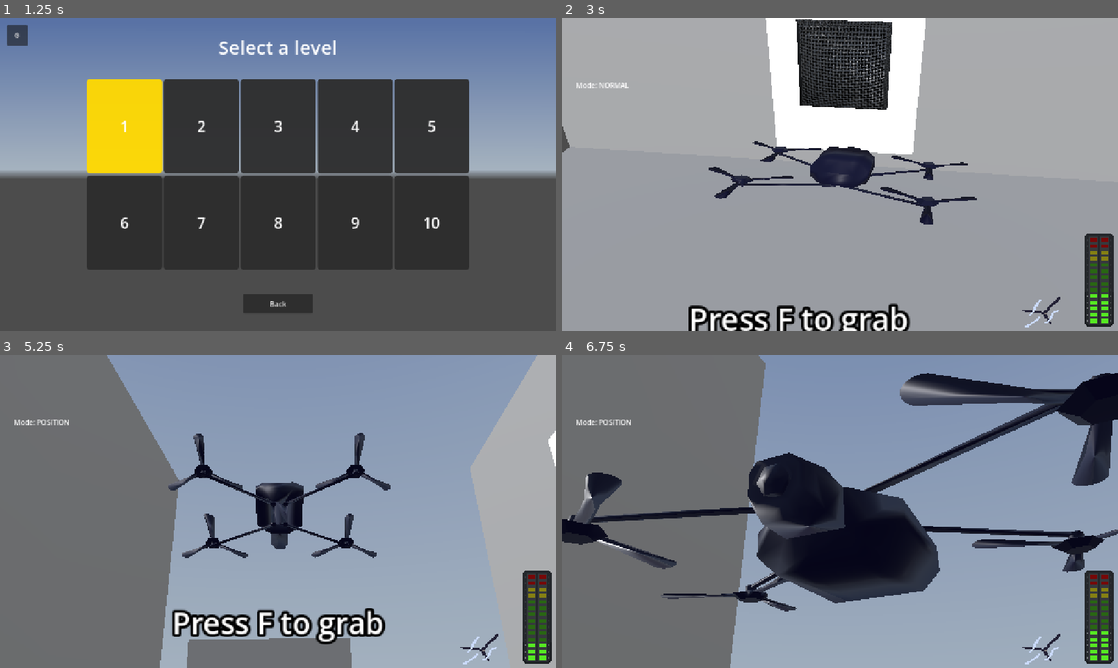
Above: before the commit, frames 1-4 (two rows, left to right).
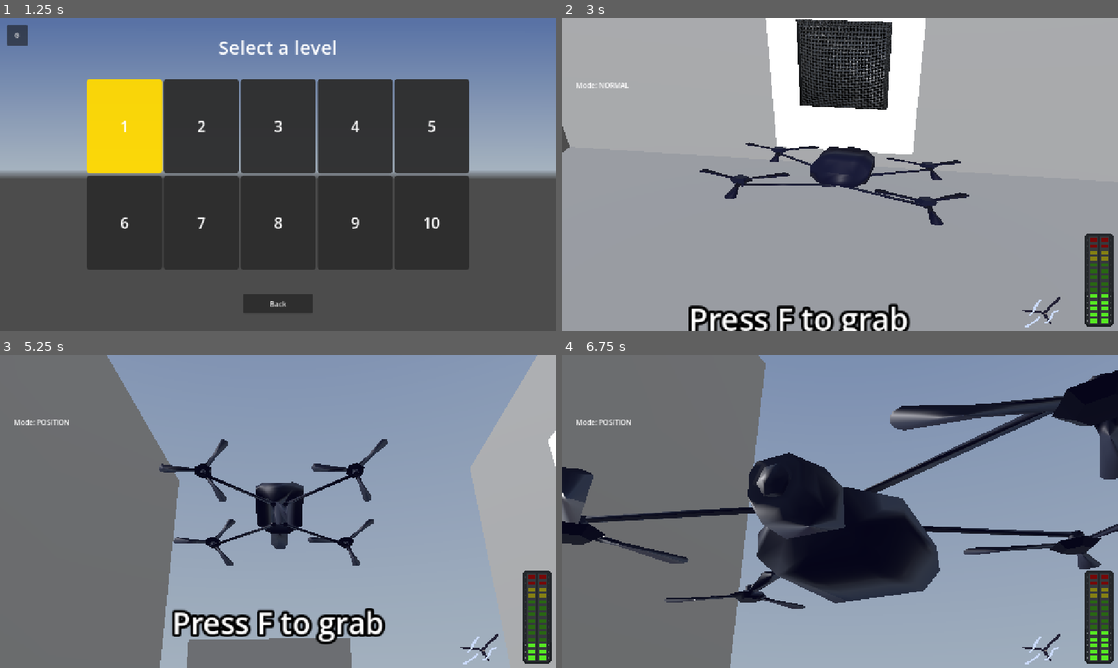
Above: after the commit, the same moments.

Repository: Apmds/operation-spin
Game: Godot game, scene res://src/menus/main_menu.tscn
Same seed, same stepped clock (60 frames per second), same inputs: the game is played once before the commit and once after it. A sky picture missing from this copy of the repository is replaced by a grey-blue gradient.
Inputs (mouse positions are in pixels of both pictures, inside the frame that each line leads up to):
- Up to frame 1 (1.25 s): click "Play" at 0.5 s
- Up to frame 2 (3 s): click "1" at 1.25 s; tap Enter (ui_accept) at 2, 2.27 s; move the mouse to (867, 174) at 2.02 s; hold Shift (boost) 2.03-2.78 s; hold Up (move_forward) from 2.03 s (still down); click (867, 174) at 2.17 s; move the mouse to (812, 174) at 2.77 s; tap Shift (boost) at 2.85 s
- Up to frame 3 (5.25 s): tap Enter (ui_accept) at 3.02 s; move the mouse to (289, 505) at 3.52 s; hold F (get_documents) 3.53-4.25 s; tap Shift (boost) at 3.8 s; release Up (move_forward) at 4.25 s; click "Retry" at 4.25 s; move the mouse to (272, 517) at 5.02 s; hold Up (move_forward) from 5.03 s (still down); tap R (switch_modes) at 5.1 s; click (272, 517) at 5.17 s
- Up to frame 4 (6.75 s): keep holding Up (move_forward); tap Enter (ui_accept) at 5.27, 6.02 s; tap Shift (boost) at 5.3, 6.6 s; move the mouse to (878, 514) at 5.77 s; hold Shift (boost) 5.78-6.53 s; move the mouse to (795, 508) at 6.52 s

Frame 1 is identical in both runs. In frame 2, 1.1% of the frame differs, in the area x 24-75%, y 39-67%; in frame 3, 2.1%; in frame 4, 7.9%, in the area x 0-100%, y 4-82%.

Commit message:
fans spinning animation

Diff:
--- a/src/drone/drone.gd
+++ b/src/drone/drone.gd
@@ -7,6 +7,7 @@
 
 @export var camera: CameraArm
 @onready var mesh: Node3D = $Mesh
+@onready var animation_player: AnimationPlayer = $Mesh/AnimationPlayer
 @onready var collision: CollisionShape3D = $Collision
 @onready var audio_player: AudioStreamPlayer3D = AudioStreamPlayer3D.new()
 
@@ -183,14 +184,17 @@
 		velocity = get_last_slide_collision().get_normal() * 1.2
 		noise += NOISE_HIT_ADD
 
-	# Noise things
+	# Noise/animation things
 	if fans_on:
 		if is_boosted:
 			noise_goal = NOISE_BOOST
+			animation_player.play("spin_fast")
 		else:
 			noise_goal = NOISE_NORMAL
+			animation_player.play("spin_normal")
 	else:
 		noise_goal = NOISE_BASE
+		animation_player.play("default")
 	noise = lerp(noise, noise_goal, noise_speed*delta)
 
 	move_and_slide()
Binary file changed: assets/models/drone.glb
Not shown, changed: assets/models/drone.glb.import
Not shown, changed: proj_files/models/drone.blend
